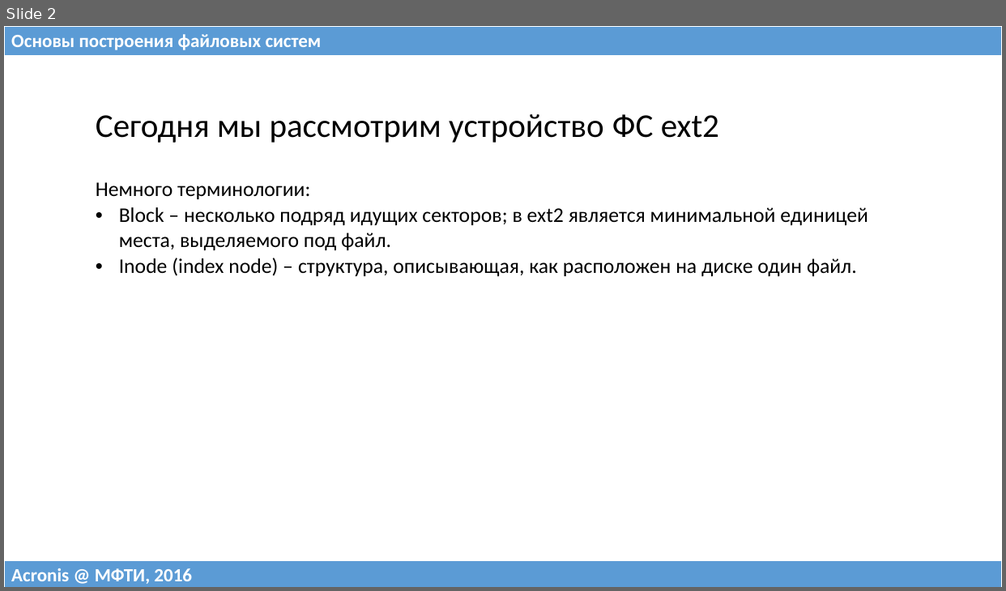
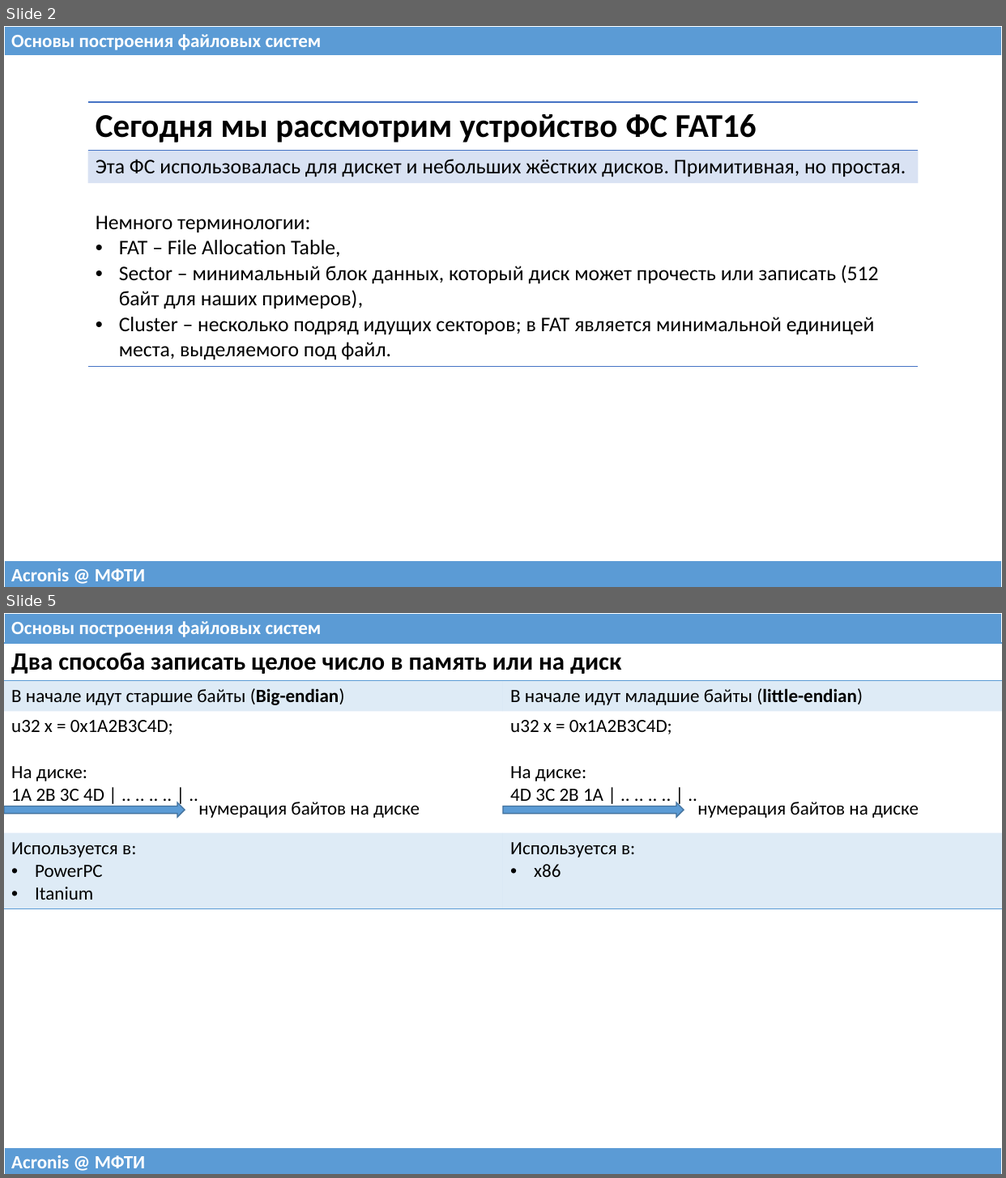
Before and after one commit to 75cc8545e7b021ed280ed0ef99fc7fc4/filesystems-101, a slide deck: talks/src/class03.pptx. Shown one above the other, each under a label of ours: slide 2 before the commit, slides 2 and 5 after it; the slides between them are not shown. The pictures are 1006x591 and 1006x1178 pixels, drawn with LibreOffice and Linux fonts; fonts in the diff are those of the drawing. Boxes give left, top, right and bottom in pixels: in the first picture for what was removed or moved away, otherwise in the second. Text is boxed around its words. In the diff, an @@ line names an element or a change of style, - is before the commit and + after.

```diff
--- a/talks/src/class03.pptx
+++ b/talks/src/class03.pptx
@@ slide 5 added at <box>4,613,1002,1174</box>, background #FFFFFF @@
@@ table added at <box>4,613,1002,643</box>, 1 rows, 1 columns @@
+Основы построения файловых систем
@@ table added at <box>4,643,1002,905</box>, 4 rows, 2 columns @@
+Два способа записать целое число в память или на диск | 
+В начале идут старшие байты (Big-endian) | В начале идут младшие байты (little-endian)
+u32 x = 0x1A2B3C4D; На диске: / 1A 2B 3C 4D | .. .. .. .. | .. | u32 x = 0x1A2B3C4D; На диске: / 4D 3C 2B 1A | .. .. .. .. | ..
+Используется в: / PowerPC / Itanium | Используется в: / x86
@@ right arrow added at <box>4,803,185,817</box>, fill #5B9BD5, outline #43739E 1 pt @@
@@ text added at <box>198,802,420,818</box>, 18 pt, text #000000 @@
+нумерация байтов на диске
@@ right arrow added at <box>503,803,684,817</box>, fill #5B9BD5, outline #43739E 1 pt @@
@@ text added at <box>697,802,918,818</box>, 18 pt, text #000000 @@
+нумерация байтов на диске
@@ table added at <box>4,1148,1002,1174</box>, 1 rows, 1 columns @@
+Acronis @ МФТИ
@@ slide 2 changed as well @@
@@ table at <box>88,102,918,364</box> @@
-row 1: Сегодня мы рассмотрим устройство ФС ext2
-row 2: Немного терминологии: / Block – несколько подряд идущих секторов; в ext2 является минимальной единицей места, выделяемого под файл. / Inode (index node) – структура, описывающая, как расположен на диске один файл.
+row 1: Сегодня мы рассмотрим устройство ФС FAT16
+row 2: Эта ФС использовалась для дискет и небольших жёстких дисков. Примитивная, но простая.
+row 3: Немного терминологии: / FAT – File Allocation Table, / Sector – минимальный блок данных, который диск может прочесть или записать (512 байт для наших примеров), / Cluster – несколько подряд идущих секторов; в FAT является минимальной единицей места, выделяемого под файл.
@@ table at <box>4,561,1002,587</box> @@
-row 1, column 1: Acronis @ МФТИ, 2016
+row 1, column 1: Acronis @ МФТИ
```
Also in this commit, not shown: 3 other slides changed, 28 other slides added, 24 slides removed, 3 other files.
